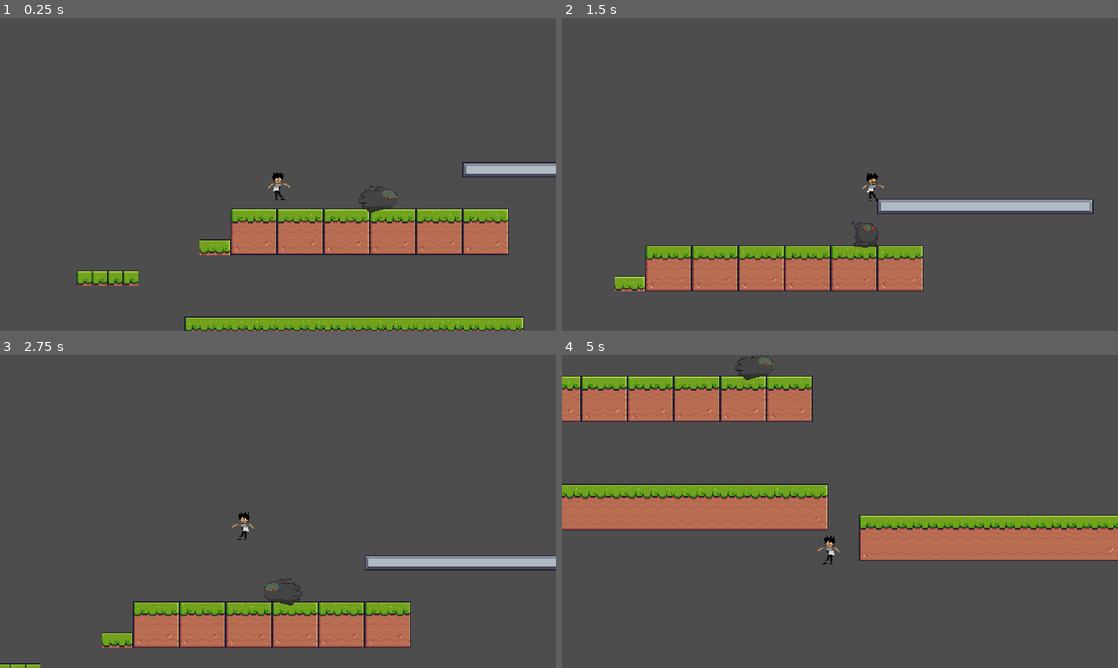
Above: before the commit, frames 1-4 (two rows, left to right).
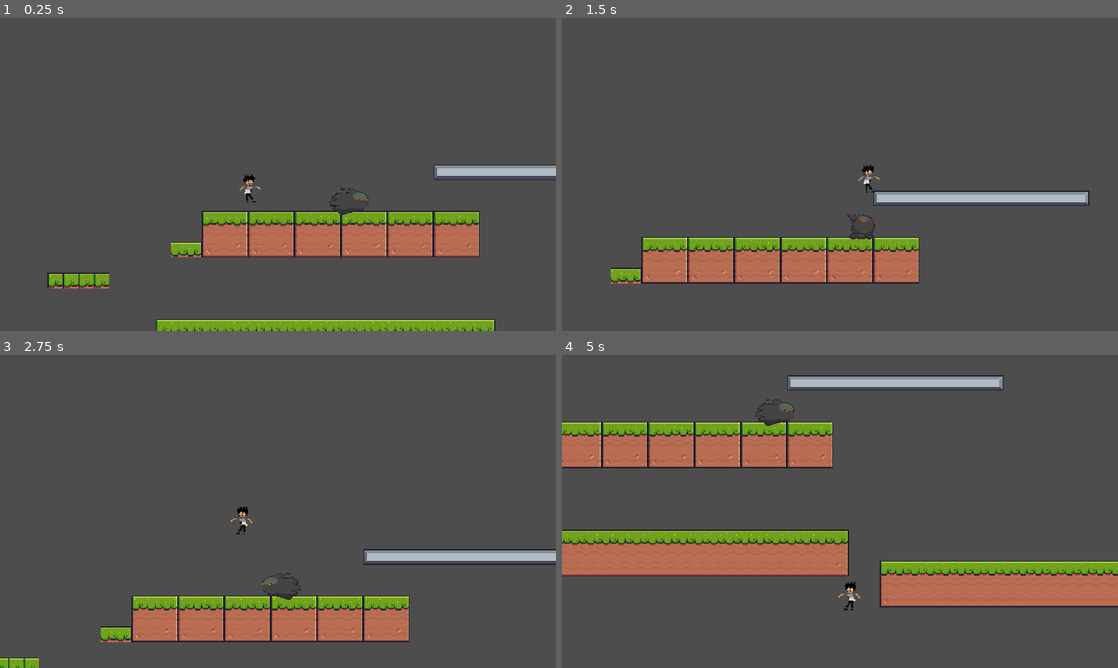
Above: after the commit, the same moments.

Repository: HeyNeek/rons_odyssey
Game: Godot game, scene res://scenes/levels/test_level.tscn
Two runs of this game, one before a commit and one after it. Both use one fixed random seed, a clock stepped at 60 frames per second and the inputs below.
Inputs:
- Up to frame 1 (0.25 s): no input
- Up to frame 2 (1.5 s): hold D (move_right) from 0.53 s (still down); tap Space (jump) at 0.6, 0.77, 1.07 s; tap Shift (sprint) at 1.35 s
- Up to frame 3 (2.75 s): tap Space (jump) at 1.52, 1.55, 1.82, 2.1 s; release D (move_right) at 2.03 s; hold A (move_left) from 2.03 s (still down)
- Up to frame 4 (5 s): release A (move_left) at 2.78 s; hold D (move_right) 2.78-4.28 s; tap Shift (sprint) at 2.85, 4.35 s; tap Space (jump) at 3.02, 3.05, 3.32, 3.6, 3.77, 4.07, 4.52, 4.55, 4.82 s; hold A (move_left) from 4.28 s (still down)

The runs differ from the first frame. In frame 1, 8.5% of the frame differs, in the area x 8-100%, y 46-100%; in frame 2, 8.9%; in frame 3, 7.1%; in frame 4, 43%, in the area x 0-100%, y 0-82%.

Commit message:
added movement for enemy, and static typing enforcement for project

Diff:
--- a/project.godot
+++ b/project.godot
@@ -14,6 +14,10 @@
 run/main_scene="res://scenes/levels/test_level.tscn"
 config/features=PackedStringArray("4.2", "Forward Plus")
 config/icon="res://icon.svg"
+
+[debug]
+
+gdscript/warnings/untyped_declaration=2
 
 [display]
 
--- a/scenes/characters/player.tscn
+++ b/scenes/characters/player.tscn
@@ -278,7 +278,9 @@
 zoom = Vector2(2, 2)
 process_callback = 0
 position_smoothing_enabled = true
+position_smoothing_speed = 2.0
 rotation_smoothing_enabled = true
+rotation_smoothing_speed = 2.0
 
 [node name="SweatParticles" type="GPUParticles2D" parent="."]
 show_behind_parent = true
--- a/scripts/enemy_slime.gd
+++ b/scripts/enemy_slime.gd
@@ -1,15 +1,15 @@
 extends CharacterBody2D
 
-@onready var animated_sprite = $AnimatedSprite2D
-@onready var animation_player = get_parent().get_node("AnimationPlayer")
+@onready var animated_sprite: AnimatedSprite2D = $AnimatedSprite2D
+@onready var animation_player: AnimationPlayer = get_parent().get_node("AnimationPlayer")
 
-@export var gravity = 400
+@export var gravity: int = 400
 
-var is_idle = false
-var should_move_right = true
-var is_moving = false
+var is_idle: bool = false
+var should_move_right: bool = true
+var is_moving: bool = false
 
-func _physics_process(delta):
+func _physics_process(delta: float) -> void:
 	if not is_moving:
 		if is_idle:
 			go_idle()
@@ -19,7 +19,7 @@
 	if is_on_floor() == false:
 			velocity.y += gravity * delta
 
-func move_side_to_side():
+func move_side_to_side() -> void:
 	is_moving = true
 
 	if should_move_right:
@@ -39,7 +39,7 @@
 	is_idle = true
 	is_moving = false
 
-func go_idle():
+func go_idle() -> void:
 	animated_sprite.play("idle")
 	await get_tree().create_timer(1).timeout
 	is_idle = false
--- a/scripts/player.gd
+++ b/scripts/player.gd
@@ -2,25 +2,30 @@
 
 class_name Player
 
-@onready var animated_sprite = $AnimatedSprite2D
-@onready var sweat_particles = $SweatParticles
+@onready var animated_sprite: AnimatedSprite2D = $AnimatedSprite2D
+@onready var sweat_particles: GPUParticles2D = $SweatParticles
+@onready var camera: Camera2D = $Camera2D
 #@onready var player_jump_noise = $PlayerJumpNoise
 
-@export var gravity = 400
-@export var speed = 150
-@export var jump_force = 225
+@export var gravity: int = 400
+@export var speed: int = 150
+@export var jump_force: int = 225
 
-var is_active = true
+var previous_y_velocity: int
+var is_active: bool = true
 
-func _physics_process(delta):
+func _ready() -> void:
+	camera.position.x = 75
+
+func _physics_process(delta: float) -> void:
+	camera.position.y = 0
 	if is_active == true:
 		if is_on_floor() == false:
 			velocity.y += gravity * delta
 
 			if Input.is_action_pressed("dive_down"):
 				velocity.y += gravity * delta * 3
-				#print(gravity * delta * 2)
-				#print("y velocity: " + str(velocity.y))
+				camera.position.y = 175
 				#cap for dive speed
 				if velocity.y > 600:
 					velocity.y = 600
@@ -28,11 +33,13 @@
 			if velocity.y > 200 && !Input.is_action_pressed("dive_down"):
 				velocity.y = 200
 
+			print("y velocity: " + str(velocity.y))
+
 		if Input.is_action_just_pressed("jump") && is_on_floor() == true:
 			#player_jump_noise.play()
 			jump(jump_force)
 
-		var direction = Input.get_axis("move_left", "move_right")
+		var direction: float = Input.get_axis("move_left", "move_right")
 		velocity.x += direction * speed
 
 		if Input.is_action_pressed("sprint") && is_on_floor() == true:
@@ -46,6 +53,12 @@
 
 		if direction == 0:
 			velocity.x = 0
+
+		if direction == 1:
+			camera.position.x = 50
+
+		if direction == -1:
+			camera.position.x = -50
 
 		if direction != 0:
 			animated_sprite.flip_h = direction == -1
@@ -71,10 +84,10 @@
 
 		update_animations(direction)
 
-func jump(force):
+func jump(force: int) -> void:
 	velocity.y = -force
 
-func update_animations(direction):
+func update_animations(direction: float) -> void:
 	if is_active == true:
 		if is_on_floor():
 			if direction == 0:
--- a/scripts/test_level.gd
+++ b/scripts/test_level.gd
@@ -3,8 +3,8 @@
 #func _ready():
 	#Engine.max_fps = 60
 
-func _process(_delta):
+func _process(_delta: float) -> void:
 	if Input.is_action_just_pressed("reset_level"):
 		get_tree().reload_current_scene()
 
-	print("Current FPS: " + str(Engine.get_frames_per_second()))
+	#print("Current FPS: " + str(Engine.get_frames_per_second()))
